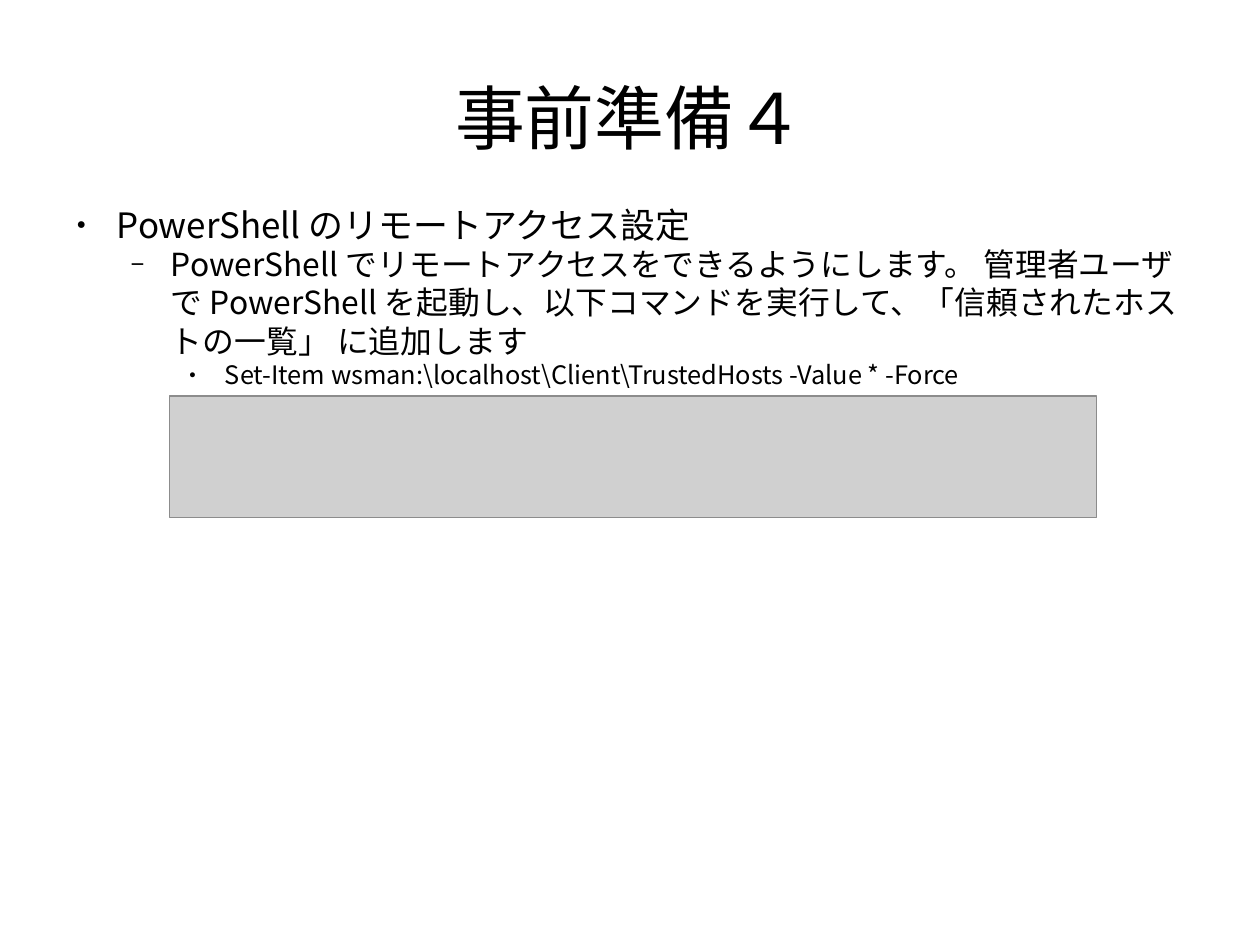
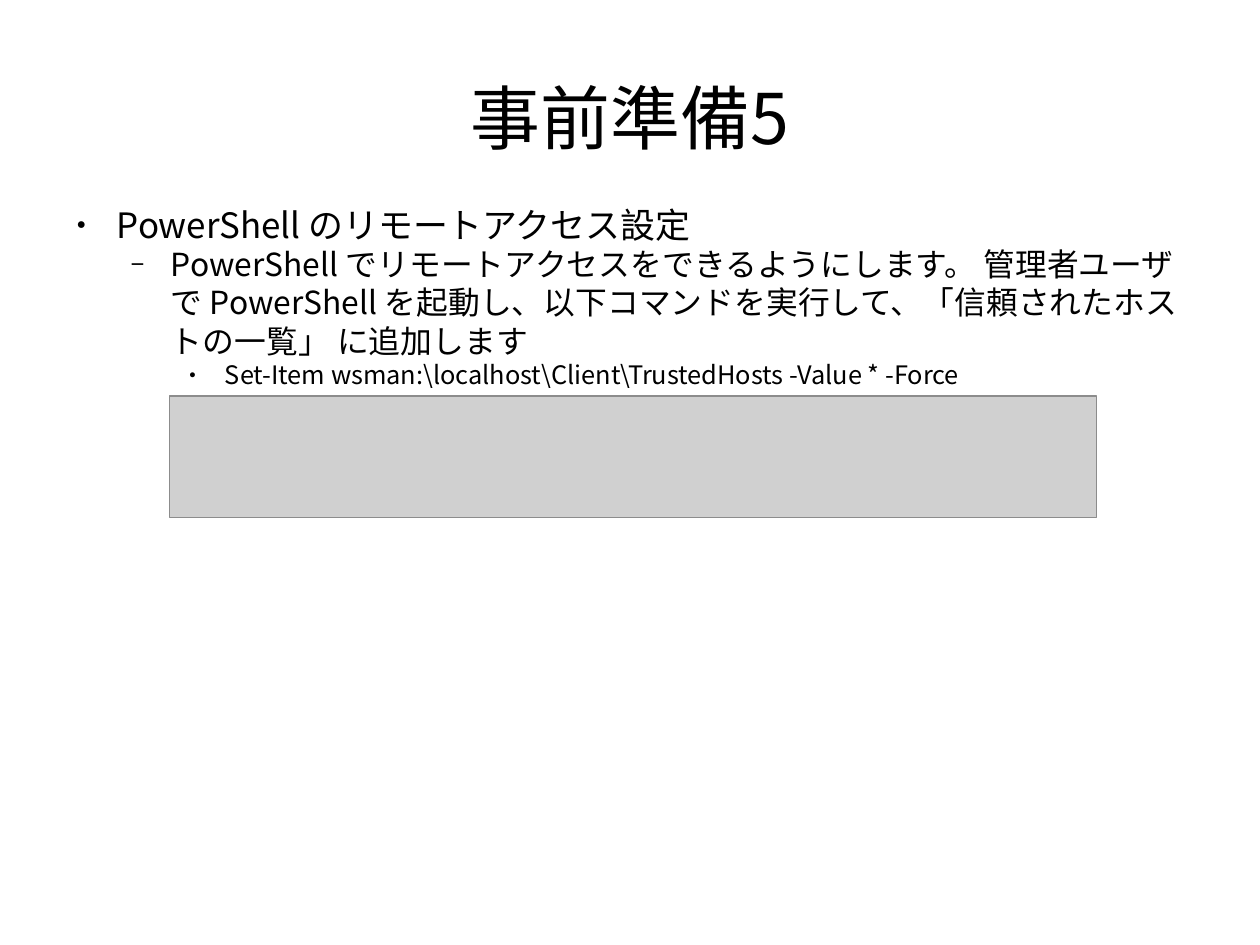
Before and after one commit to frsw3nr/gradle-server-acceptance, a slide deck: slide 7 of docs/jp/tutorial_test_pc.pptx. Drawn at 1260x945 pixels with LibreOffice and Linux fonts; fonts in the diff are those of the drawing; grey boxes stand for pictures. Boxes give left, top, right and bottom in pixels: in the first picture for what was removed or moved away, otherwise in the second. Text is boxed around its words. In the diff, an @@ line names an element or a change of style, - is before the commit and + after.

```diff
--- a/docs/jp/tutorial_test_pc.pptx
+++ b/docs/jp/tutorial_test_pc.pptx
@@ text at <box>471,85,789,150</box>: text changed @@
-事前準備４
+事前準備5
```
Also in this commit, not shown: 5 other slides changed, 3 slides added, 23 other files.
